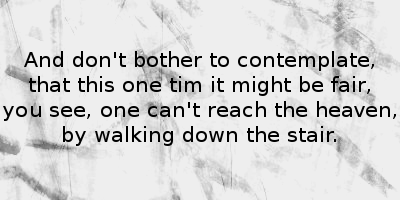
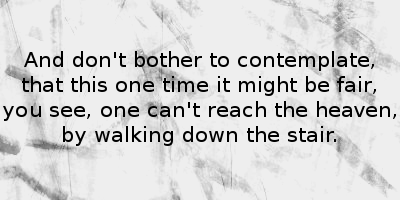
Layer changes from the first 401 × 201 image to the second:
painted on "And don't bother to contemplat..." over [22, 76, 376, 96]
